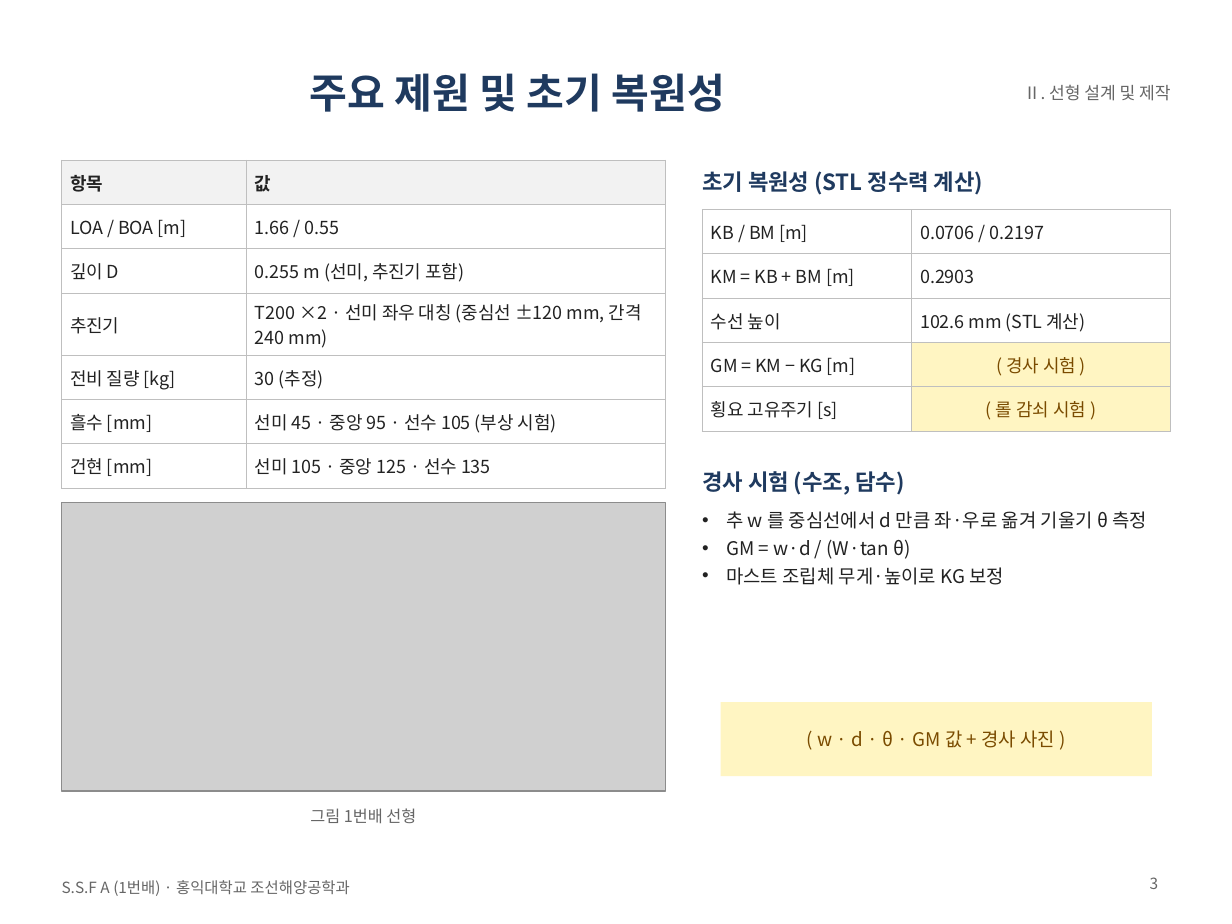
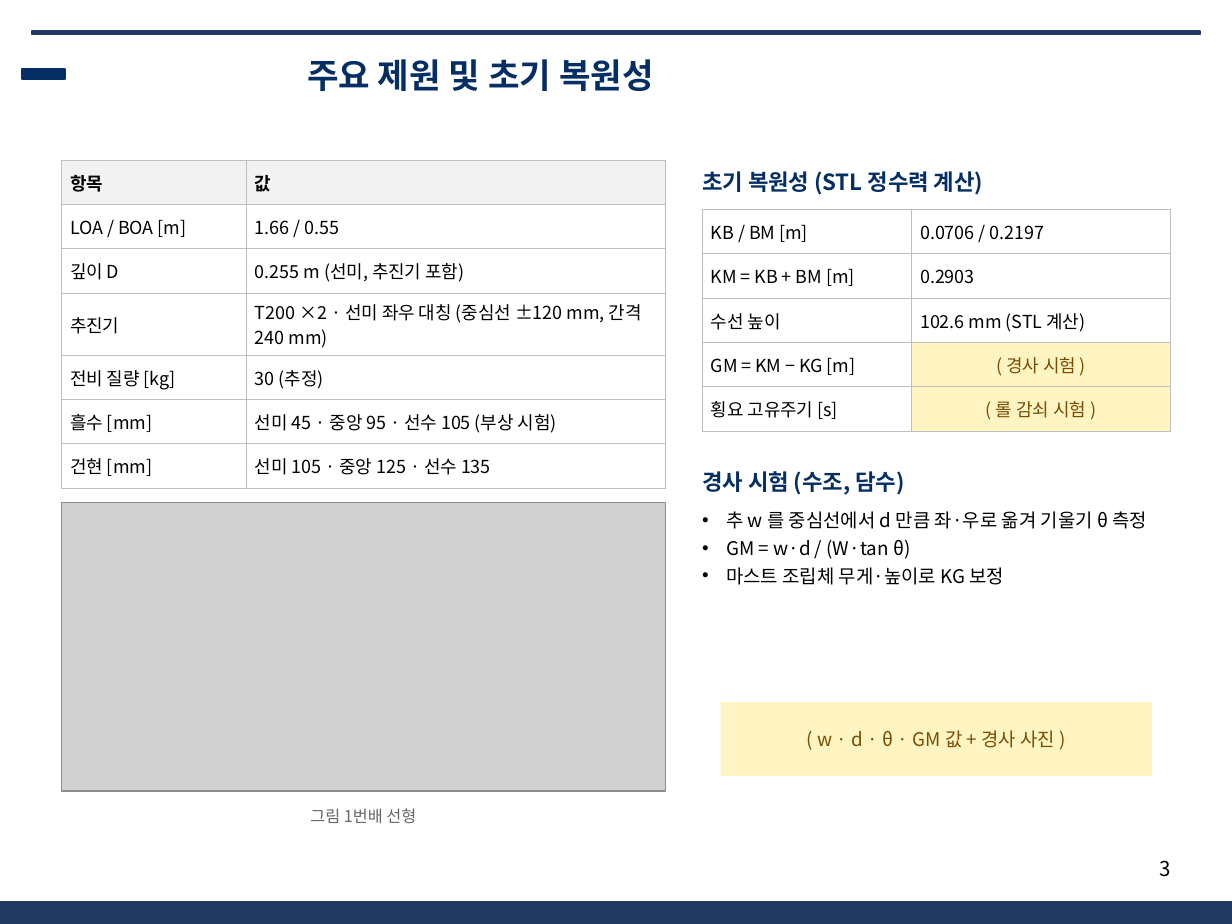
Before and after one commit to unmatsutake377-rgb/ros2_ws, a slide deck: slide 3 of docs/전달용/보고서_분담/발표자료_SSF_A.pptx. Drawn at 1232x924 pixels with LibreOffice and Linux fonts; fonts in the diff are those of the drawing; grey boxes stand for pictures; background and template pictures are left out. Boxes give left, top, right and bottom in pixels: in the first picture for what was removed or moved away, otherwise in the second. Text is boxed around its words. In the diff, an @@ line names an element or a change of style, - is before the commit and + after.

```diff
--- a/docs/전달용/보고서_분담/발표자료_SSF_A.pptx
+++ b/docs/전달용/보고서_분담/발표자료_SSF_A.pptx
@@ rectangle added at (x1=32, y1=31, x2=1200, y2=34), fill #213A62, outline #213A62 1 pt @@
@@ title "주요 제원 및 초기 복원성" moved from (x1=310, y1=73, x2=725, y2=112) to (x1=307, y1=59, x2=654, y2=91) @@
@@ title "주요 제원 및 초기 복원성" at (x1=307, y1=59, x2=654, y2=91): size 24 to 20 pt, text colour #1F3A5F to #052E65 @@
@@ rectangle added at (x1=22, y1=69, x2=65, y2=79), fill #052E65, outline #052E65 1 pt @@
@@ text removed at (x1=1024, y1=85, x2=1170, y2=101) @@
-Ⅱ. 선형 설계 및 제작
@@ table at (x1=62, y1=160, x2=665, y2=480) @@
@@ text colour #222222 to #000000 @@
@@ text "초기 복원성 (STL 정수력 계산)" at (x1=702, y1=171, x2=983, y2=195): text colour #1F3A5F to #052E65 @@
@@ table at (x1=702, y1=209, x2=1170, y2=423) @@
@@ text colour #222222 to #000000 in "KB / BM [m]", "0.0706 / 0.2197", "KM = KB + BM [m]", "0.2903" and 4 more places @@
@@ text "경사 시험 (수조, 담수)" at (x1=702, y1=471, x2=904, y2=495): text colour #1F3A5F to #052E65 @@
@@ text "추 w 를 중심선에서 d ..." at (x1=726, y1=511, x2=1147, y2=585): text colour #222222 to #000000 @@
@@ page number moved from (x1=1150, y1=877, x2=1159, y2=889) to (x1=1159, y1=860, x2=1170, y2=877) @@
@@ page number at (x1=1159, y1=860, x2=1170, y2=877): size 9 to 12 pt, text colour #666666 to #000000 @@
@@ text removed at (x1=62, y1=880, x2=349, y2=896) @@
-S.S.F A (1번배) · 홍익대학교 조선해양공학과
@@ rectangle added at (x1=0, y1=902, x2=1232, y2=924), fill #213A62, outline #213A62 1 pt @@
```
Also in this commit, not shown: 11 other slides changed, 4 other files.
